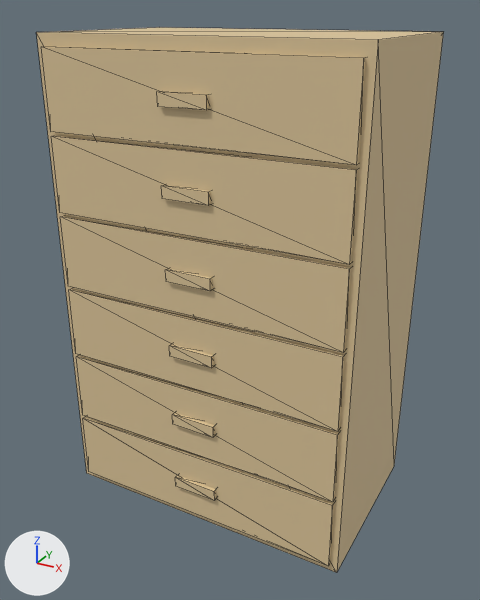
What one commit did to the glTF model src/assets/furniture/ikea-malm-dresser.glb.
Camera for both pictures: a 50 mm camera at (0.788, -1.443, 1.281) aimed at (0.009, -0.026, 0.572). The axes (+X, +Y, +Z) are drawn at lower left. The lights are the same throughout. The older version comes first. Mesh edges are drawn as thin lines. Vertices at exactly the same position are counted once.
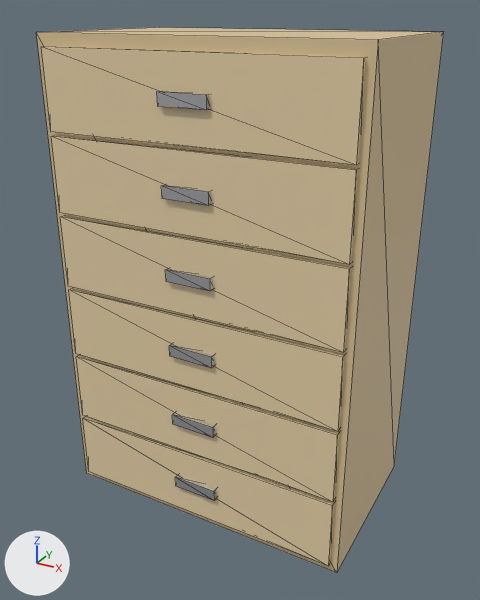
The edits, one by one:
Material 'Material_2' (mat_material_2) is new.
Its base color is (0.72, 0.72, 0.74) (light grey #dddddf).
Its metallic is 0.85.
Its roughness is 0.2.
Material 'Material_1' (mat_material_1) is new.
Its base color is (0.8, 0.65, 0.4) (beige #e7d3aa).
Its roughness is 0.4.
me_mesh_0 has 104 vertices, 156 faces and spans x -0.4..0.4, y -0.26..0.24, z 0.0..1.23.
me_mesh_0 is used by ob_mesh_0; location (0.0, 0.0, 0.0).
me_mesh_0 part 1: the loose piece of 8 vertices spanning x -0.06..0.06, y -0.26..-0.24, z 0.099..0.129 is scaled about its middle by (6.33, 1, 6.33), then moved by (0.0, 0.01, 0.198).
me_mesh_0 part 2: the loose piece of 8 vertices spanning x -0.38..0.38, y -0.25..-0.23, z 0.218..0.407 is moved by (0.0, 0.0, 0.198).
me_mesh_0 part 3: the loose piece of 8 vertices spanning x -0.06..0.06, y -0.26..-0.24, z 0.298..0.327 is scaled about its middle by (6.33, 1, 6.33), then moved by (0.0, 0.01, 0.397).
me_mesh_0 part 4: the loose piece of 8 vertices spanning x -0.38..0.38, y -0.25..-0.23, z 0.417..0.605 is moved by (0.0, 0.0, 0.397).
me_mesh_0 part 5: the loose piece of 8 vertices spanning x -0.06..0.06, y -0.26..-0.24, z 0.496..0.526 is scaled about its middle by (6.33, 1, 6.33), then moved by (0.0, 0.01, 0.595).
me_mesh_0 part 6: the loose piece of 8 vertices spanning x -0.38..0.38, y -0.25..-0.23, z 0.615..0.803 is scaled about its middle by (0.158, 1, 0.158), then moved by (0.0, -0.01, -0.595).
me_mesh_0 part 7: the loose piece of 8 vertices spanning x -0.06..0.06, y -0.26..-0.24, z 0.694..0.724 is moved by (0.0, 0.0, -0.397).
me_mesh_0 part 8: the loose piece of 8 vertices spanning x -0.38..0.38, y -0.25..-0.23, z 0.813..1.002 is scaled about its middle by (0.158, 1, 0.158), then moved by (0.0, -0.01, -0.397).
me_mesh_0 part 9: the loose piece of 8 vertices spanning x -0.06..0.06, y -0.26..-0.24, z 0.893..0.922 is moved by (0.0, 0.0, -0.198).
me_mesh_0 part 10: the loose piece of 8 vertices spanning x -0.38..0.38, y -0.25..-0.23, z 1.012..1.2 is scaled about its middle by (0.158, 1, 0.158), then moved by (0.0, -0.01, -0.198).
me_mesh_0 part 11: all 60 faces centred in x -0.127..0.127, y -0.26..-0.23, z 0.02..0.605 switch from mat_material_0 (beige #ddc599) to mat_material_1 (beige #e7d3aa).
me_mesh_0 part 12: all 60 faces centred in x -0.127..0.127, y -0.26..-0.23, z 0.615..1.2 switch from mat_material_0 (beige #ddc599) to mat_material_2 (light grey #dddddf).
me_mesh_0 part 13: all 6 faces centred in x 0.38, y -0.243..-0.237, z 0.678..1.137 switch from mat_material_0 (beige #ddc599) to mat_material_2 (light grey #dddddf).

Where the change shows, as pixel boxes (x1, y1, x2, y2) in the pictures (480 x 600 px; the box of a moved part takes in the faces that stretch with it):
'Mesh_0', reshaped, recoloured: (36, 27, 444, 573) in both
part 1 of me_mesh_0, moved or reshaped: before (175, 475, 216, 501); after (76, 355, 339, 502)
part 2 of me_mesh_0, moved or reshaped: before (76, 355, 339, 502); after (69, 289, 345, 432)
part 3 of me_mesh_0, moved or reshaped: before (172, 413, 215, 438); after (60, 216, 351, 353)
part 4 of me_mesh_0, moved or reshaped: before (69, 289, 345, 432); after (51, 135, 358, 265)
part 5 of me_mesh_0, moved or reshaped: before (169, 344, 214, 368); after (41, 47, 366, 165)
part 6 of me_mesh_0, moved or reshaped: before (60, 216, 351, 353); after (175, 475, 216, 501)
part 7 of me_mesh_0, moved or reshaped: before (165, 269, 212, 291); after (172, 413, 215, 438)
part 8 of me_mesh_0, moved or reshaped: before (51, 135, 358, 265); after (169, 344, 214, 368)
part 9 of me_mesh_0, moved or reshaped: before (161, 185, 211, 206); after (165, 269, 212, 291)
part 10 of me_mesh_0, moved or reshaped: before (41, 47, 366, 165); after (161, 185, 211, 206)
part 11 of me_mesh_0, edited (looks the same): (69, 289, 344, 566) in both
part 12 of me_mesh_0, recoloured (beige to light grey): before (44, 47, 364, 353); after (157, 91, 216, 501)
part 13 of me_mesh_0, recoloured: before (343, 58, 366, 353); after (208, 192, 216, 500)
